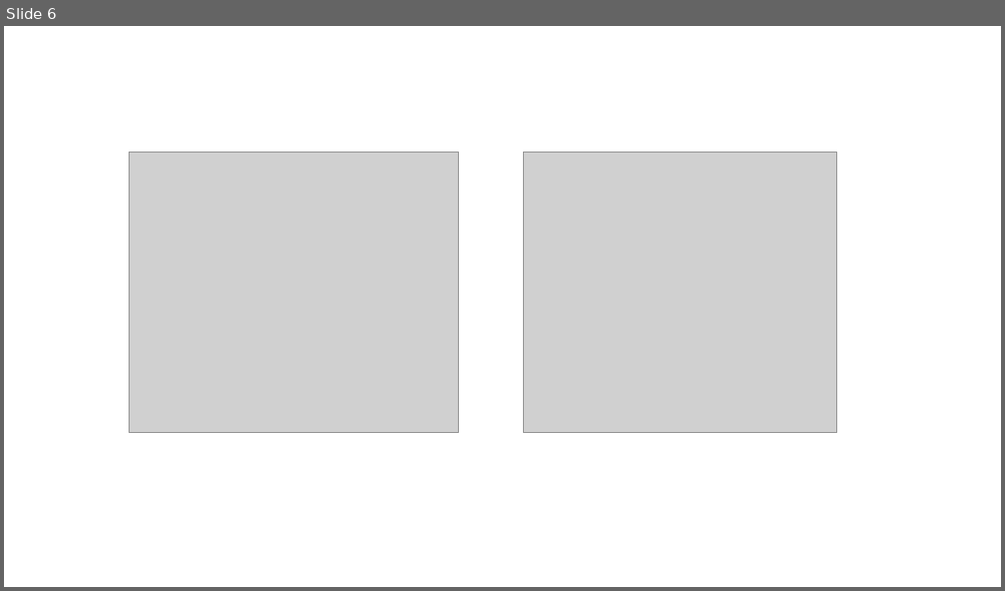
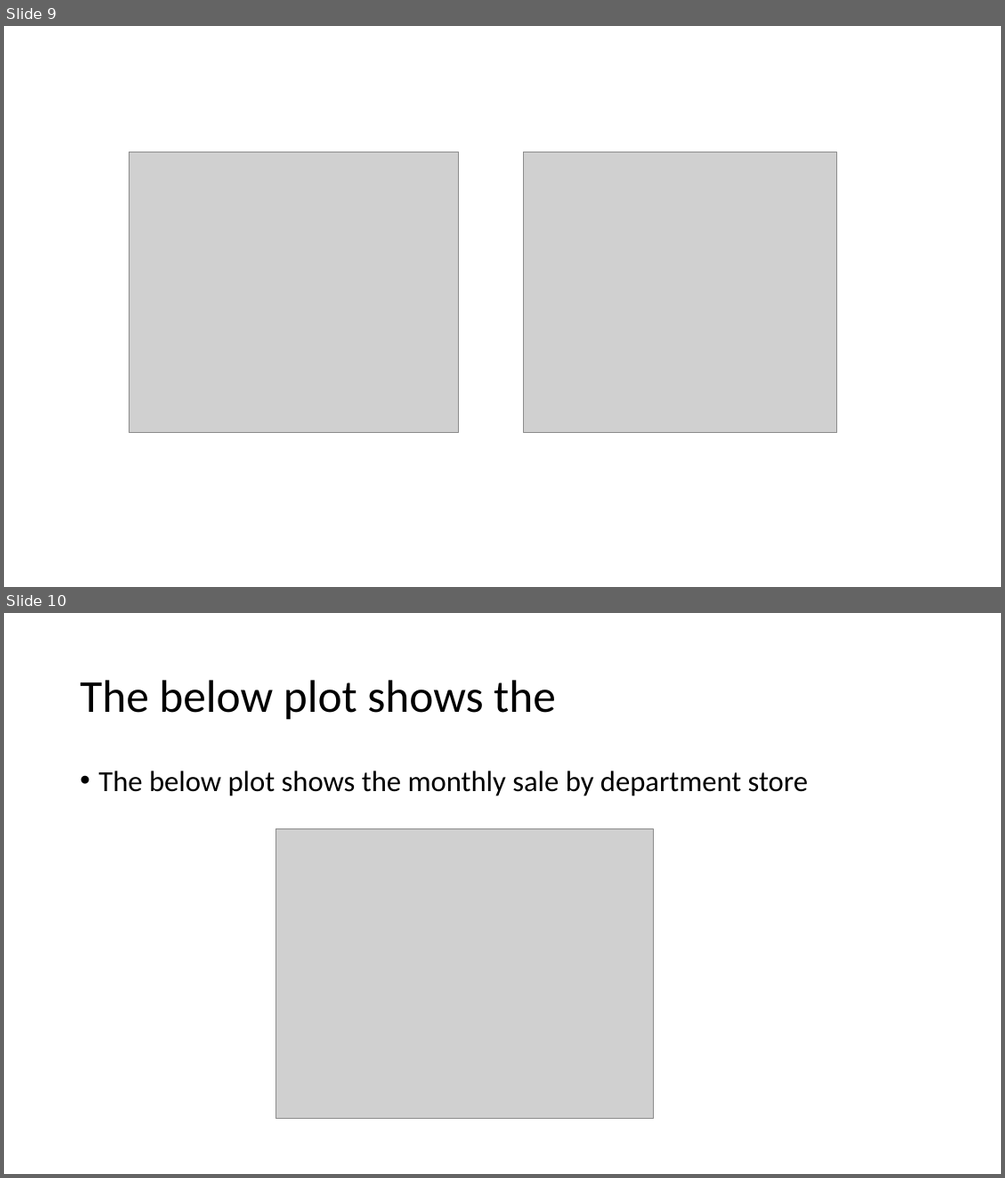
Before and after one commit to Billieo/pandemic_pandas, a slide deck: reports/Presentation power point.pptx. Shown one above the other, each under a label of ours: slide 6 before the commit, slides 9 and 10 after it. The pictures are 1005x591 and 1005x1178 pixels, drawn with LibreOffice and Linux fonts; fonts in the diff are those of the drawing; grey boxes stand for pictures. Boxes give left, top, right and bottom in pixels: in the first picture for what was removed or moved away, otherwise in the second. Text is boxed around its words. In the diff, an @@ line names an element or a change of style, - is before the commit and + after.

```diff
--- a/reports/Presentation power point.pptx
+++ b/reports/Presentation power point.pptx
@@ slide 10 added at <box>4,613,1001,1174</box>, background #FFFFFF @@
@@ title added at <box>80,680,556,720</box>, 44 pt, text #000000 @@
+The below plot shows the
@@ text added at <box>98,771,808,796</box>, 28 pt, text #000000 @@
+• The below plot shows the monthly sale by department store
@@ picture added at <box>275,828,653,1119</box> @@
@@ what was slide 6 is now slide 9 @@
```
Also in this commit, not shown: 1 slide changed, 4 other slides added, 2 slides removed, 1 other file.
